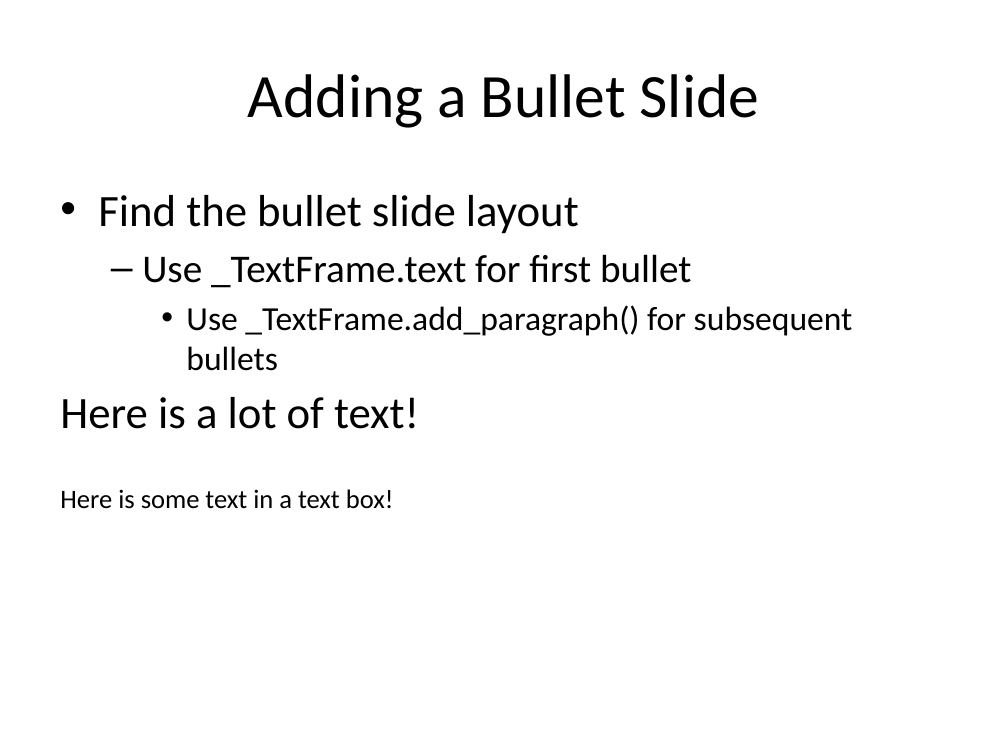
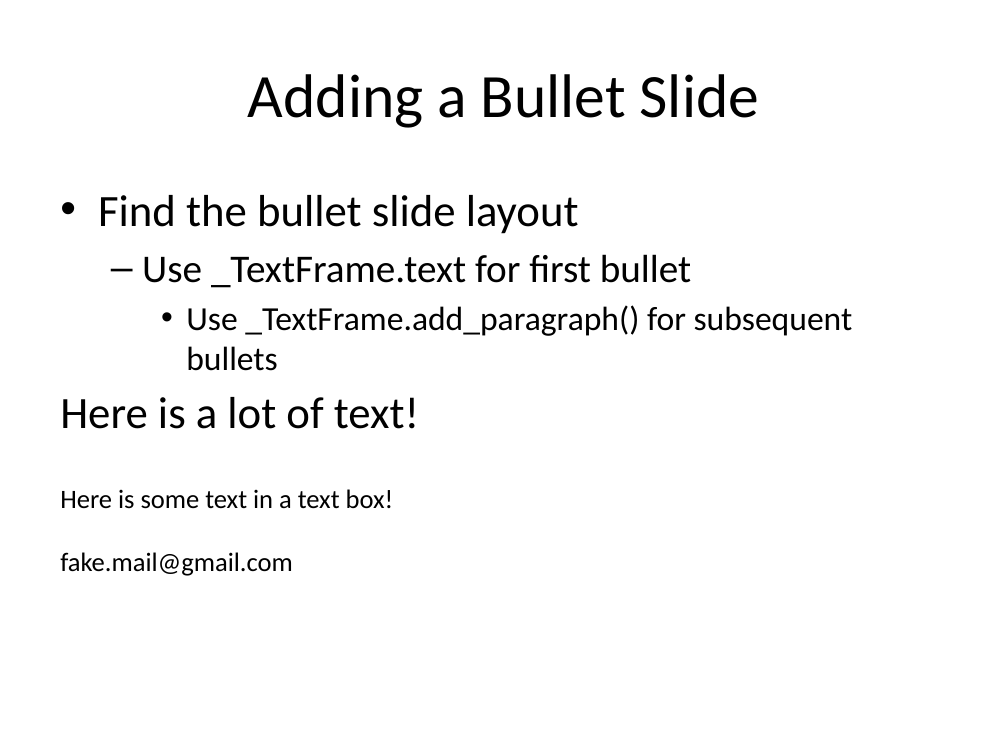
Before and after one commit to Unstructured-IO/unstructured, a slide deck: slide 1 of example-docs/fake-power-point.pptx. Drawn at 1008x756 pixels with LibreOffice and Linux fonts; fonts in the diff are those of the drawing. Boxes give left, top, right and bottom in pixels: in the first picture for what was removed or moved away, otherwise in the second. Text is boxed around its words. In the diff, an @@ line names an element or a change of style, - is before the commit and + after.

```diff
--- a/example-docs/fake-power-point.pptx
+++ b/example-docs/fake-power-point.pptx
@@ text at (60, 552, 293, 576): paragraph added @@
+fake.mail@gmail.com
```
Also in this commit, not shown: 7 other files.
